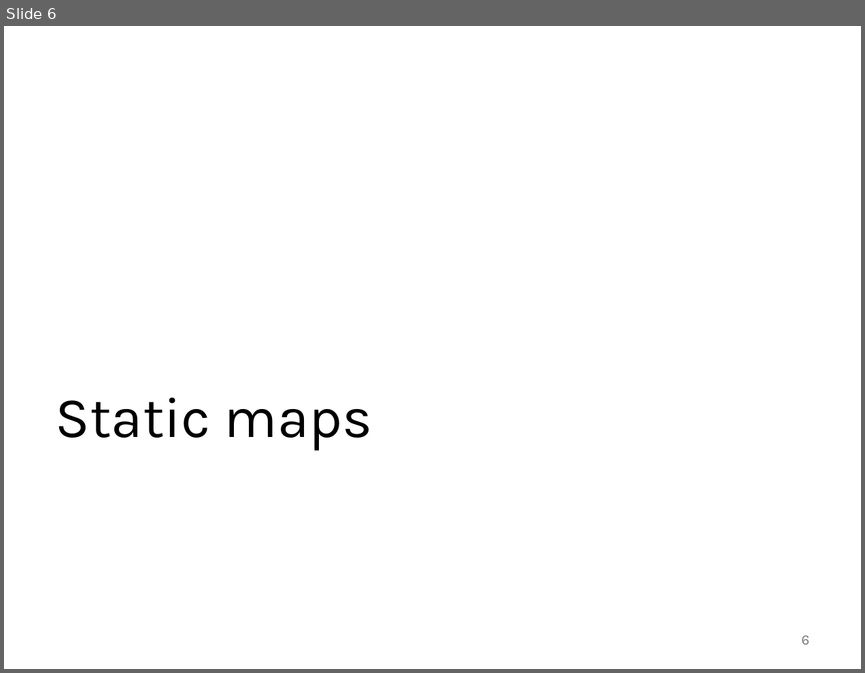
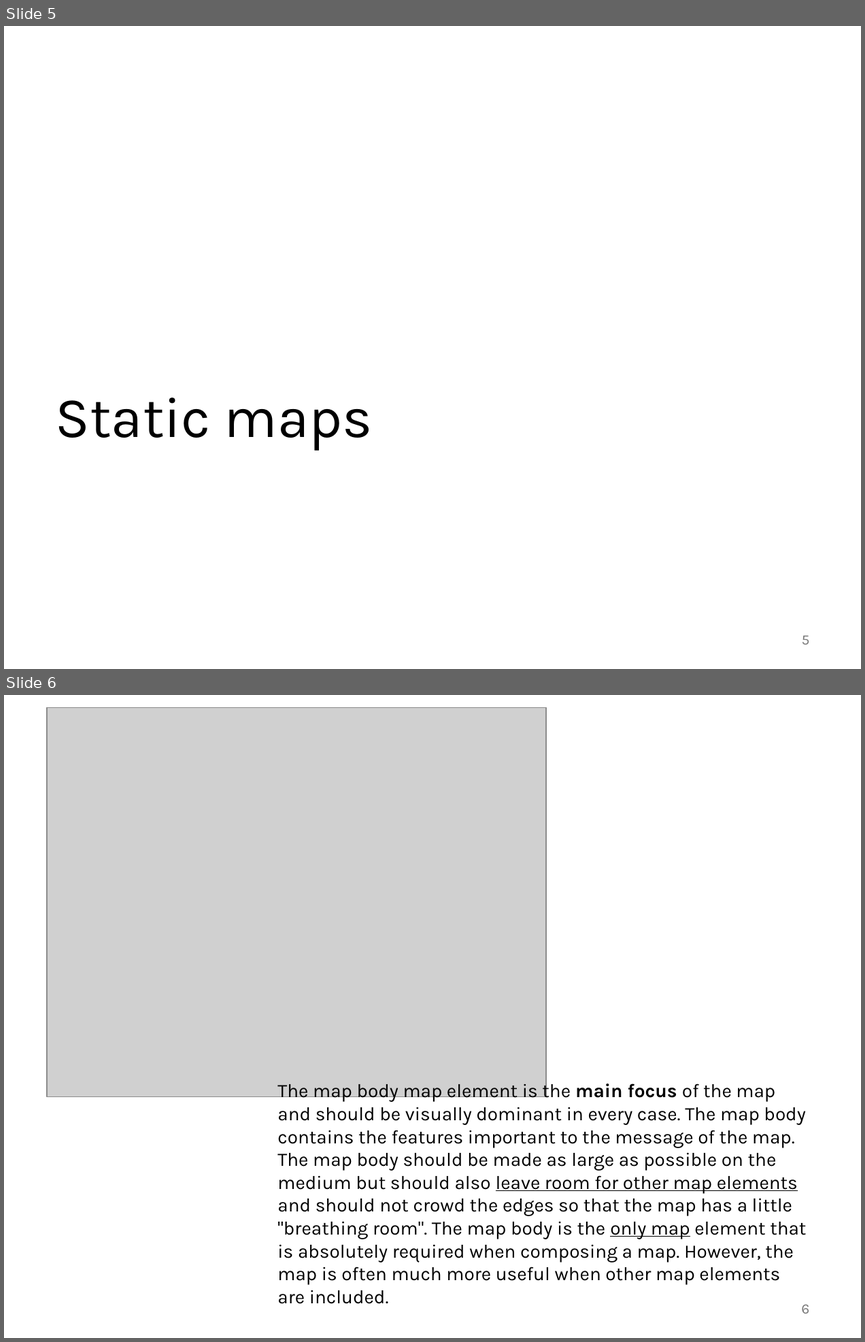
Before and after one commit to abuabara/abuabara.github.io, a slide deck: DAEN489S26/week11_slides.pptx. Shown one above the other, each under a label of ours: slide 6 before the commit, slides 5 and 6 after it. The pictures are 865x673 and 865x1342 pixels, drawn with LibreOffice and Linux fonts; fonts in the diff are those of the drawing; grey boxes stand for pictures. Boxes give left, top, right and bottom in pixels: in the first picture for what was removed or moved away, otherwise in the second. Text is boxed around its words. In the diff, an @@ line names an element or a change of style, - is before the commit and + after.

```diff
--- a/DAEN489S26/week11_slides.pptx
+++ b/DAEN489S26/week11_slides.pptx
@@ slide 6 added at [4,695,861,1338], background #FFFFFF @@
@@ picture added at [47,708,547,1097] @@
@@ text added at [277,1080,806,1285], 16 pt, text #000000 @@
+The map body map element is the main focus of the map and should be visually dominant in every case. The map body contains the features important to the message of the map. The map body should be made as large as possible on the medium but should also leave room for other map elements and should not crowd the edges so that the map has a little "breathing room". The map body is the only map element that is absolutely required when composing a map. However, the map is often much more useful when other map elements are included.
@@ page number added at [801,1304,809,1313], 12 pt, text #797979 @@
+6
@@ what was slide 6 is now slide 5 @@
@@ page number at [802,635,810,644]: text changed @@
-6
+5
```
Also in this commit, not shown: 4 slides changed, 15 other slides added, 2 slides removed, 2 other files.
